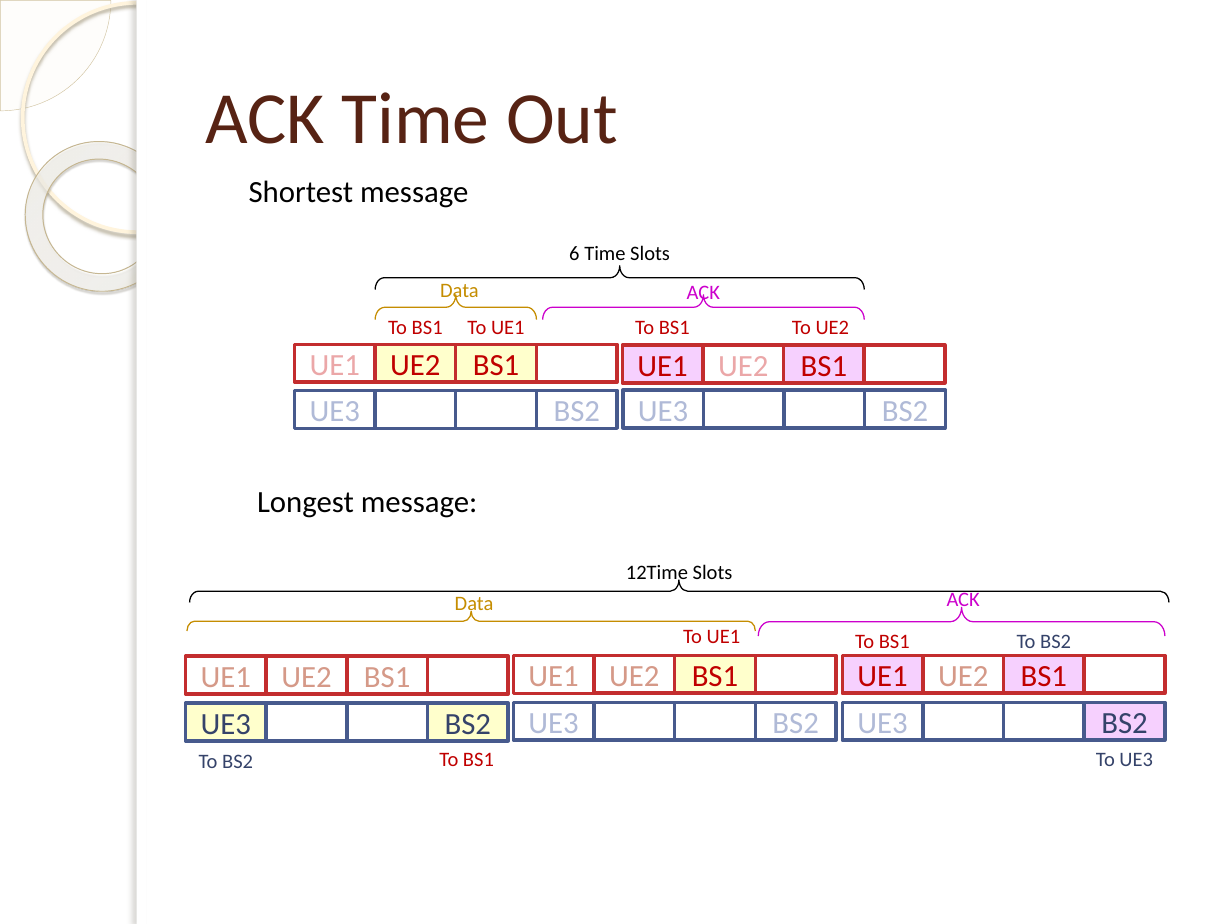
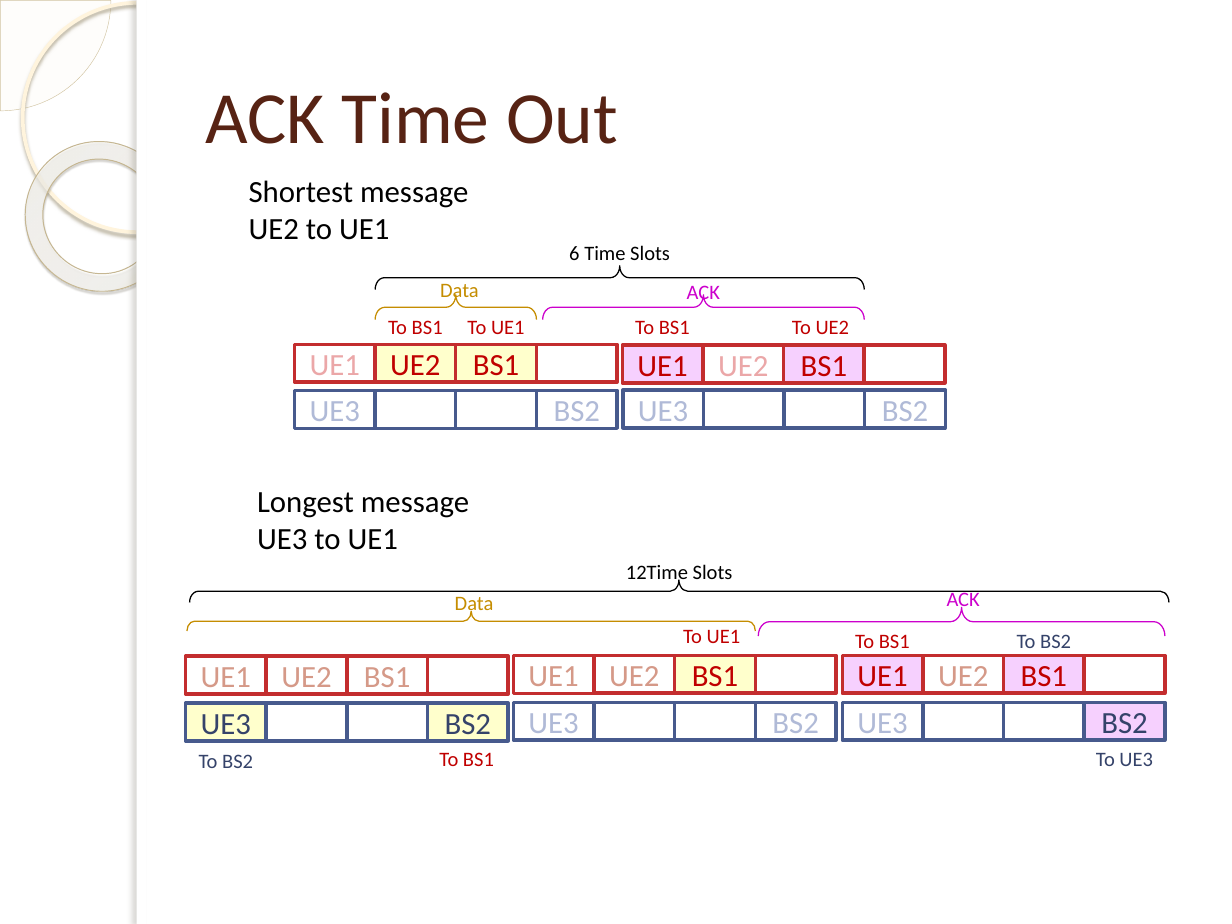
Before and after one commit to isamubr/ece405group6, a slide deck: slide 14 of 4305 Final Presentation.pptx. Drawn at 1232x924 pixels with LibreOffice and Linux fonts; fonts in the diff are those of the drawing; background and template pictures are left out. Boxes give left, top, right and bottom in pixels: in the first picture for what was removed or moved away, otherwise in the second. Text is boxed around its words. In the diff, an @@ line names an element or a change of style, - is before the commit and + after.

```diff
--- a/4305 Final Presentation.pptx
+++ b/4305 Final Presentation.pptx
@@ text at (249,219,389,240): paragraph added @@
+UE2 to UE1
@@ text at (257,492,469,550): text changed @@
-Longest message:
+Longest message
+UE3 to UE1
```
Also in this commit, not shown: 6 other slides changed.
